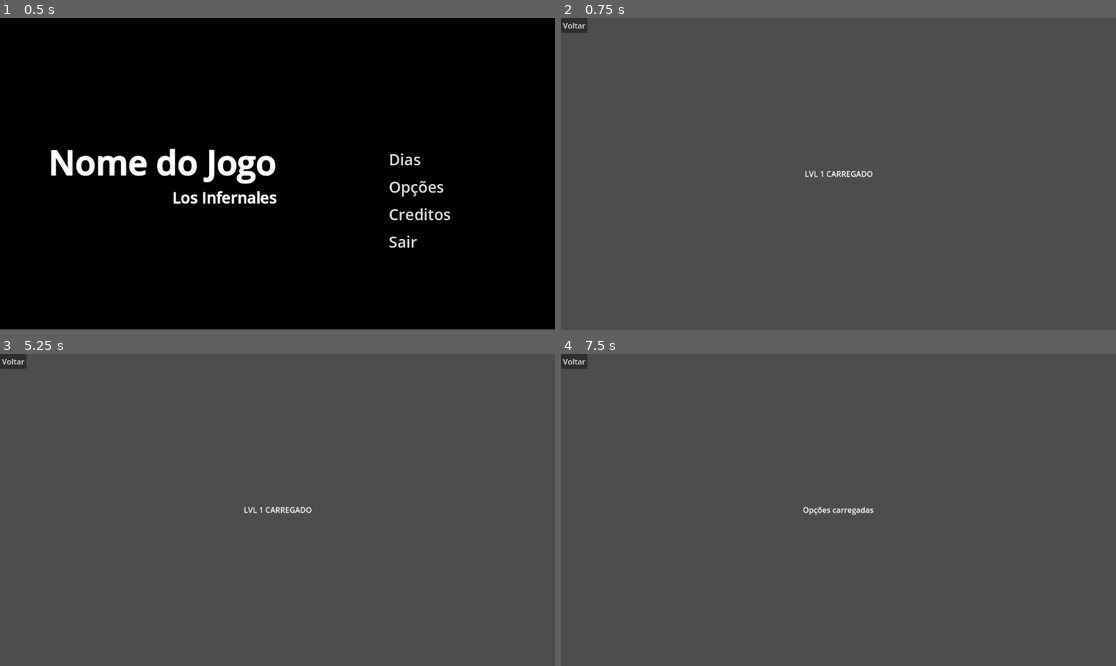
Above: before the commit, frames 1-4 (two rows, left to right).
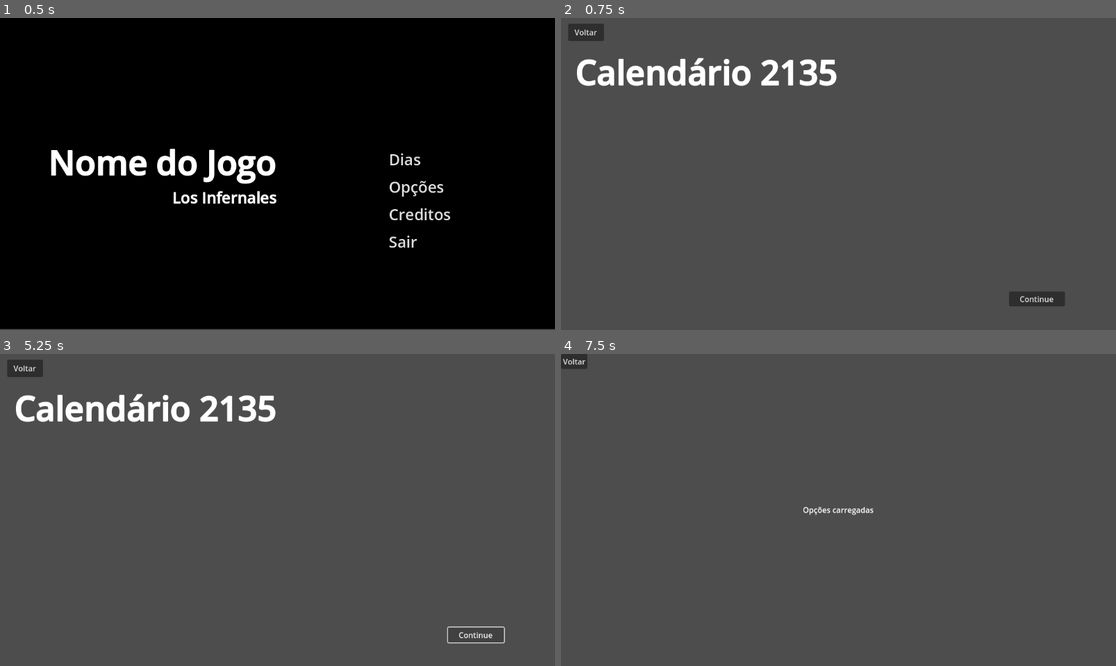
Above: after the commit, the same moments.

Repository: VitorTeixr/Projeto2
Game: Godot game, scene res://Interface/mainmenu.tscn
Two runs of this game, one before a commit and one after it. Both use one fixed random seed, a clock stepped at 60 frames per second and the inputs below. Video files are missing from this copy of the repository; at most half a second of black plays in their place.
Inputs (mouse positions are in pixels of both pictures, inside the frame that each line leads up to):
- Up to frame 1 (0.5 s): no input
- Up to frame 2 (0.75 s): click "Dias" at 0.5 s
- Up to frame 3 (5.25 s): click "Voltar" at 1.25 s; click "Opções" at 2 s; click "Voltar" at 2.75 s; click "Creditos" at 3.5 s; click "Dias" at 4.25 s; click (477, 634) at 5 s, where only the run after the commit has a clickable "Continue"
- Up to frame 4 (7.5 s): click (1038, 634) at 5.75 s, where only the run after the commit has a clickable "Continue"; click "Voltar" at 6.5 s; click "Opções" at 7.25 s

Frame 1 is identical in both runs. In frame 2, 2.9% of the frame differs, in the area x 0-91%, y 0-93%; in frame 3, 2.6%; in frame 4, nothing differs.

Commit message:
melhoria na tela de episiodios

Diff:
--- a/Interface/mainmenu.tscn
+++ b/Interface/mainmenu.tscn
@@ -138,8 +138,10 @@
 anchor_top = 1.0
 anchor_right = 1.0
 anchor_bottom = 1.0
-offset_left = -133.0
-offset_top = -35.0
+offset_left = -171.0
+offset_top = -48.0
+offset_right = -38.0
+offset_bottom = -13.0
 grow_horizontal = 0
 grow_vertical = 0
 text = "Version 1.0"
--- a/level.tscn
+++ b/level.tscn
@@ -1,18 +1,35 @@
-[gd_scene load_steps=2 format=3 uid="uid://21mohqufde"]
+[gd_scene load_steps=3 format=3 uid="uid://21mohqufde"]
 
 [ext_resource type="Script" path="res://scripts/level.gd" id="1_7tmkl"]
+
+[sub_resource type="LabelSettings" id="LabelSettings_3r26w"]
+font_size = 70
+outline_size = 5
 
 [node name="Level" type="Node2D"]
 script = ExtResource("1_7tmkl")
 
 [node name="text" type="Label" parent="."]
-offset_right = 1154.0
-offset_bottom = 647.0
-text = "LVL 1 CARREGADO"
+custom_minimum_size = Vector2(2.945, 0.625)
+offset_left = 30.0
+offset_top = 64.0
+offset_right = 575.0
+offset_bottom = 160.0
+text = "Calendário 2135"
+label_settings = SubResource("LabelSettings_3r26w")
 horizontal_alignment = 1
 vertical_alignment = 1
 
 [node name="voltar" type="Button" parent="." groups=["button"]]
-offset_right = 8.0
-offset_bottom = 8.0
+offset_left = 15.0
+offset_top = 12.0
+offset_right = 89.0
+offset_bottom = 48.0
 text = "Voltar"
+
+[node name="Button" type="Button" parent="."]
+offset_left = 930.0
+offset_top = 568.0
+offset_right = 1046.0
+offset_bottom = 599.0
+text = "Continue"
--- a/project.godot
+++ b/project.godot
@@ -18,7 +18,3 @@
 [autoload]
 
 BackgroundMusic="*res://Interface/BackgroundMusic.tscn"
-
-[rendering]
-
-renderer/rendering_method="mobile"
